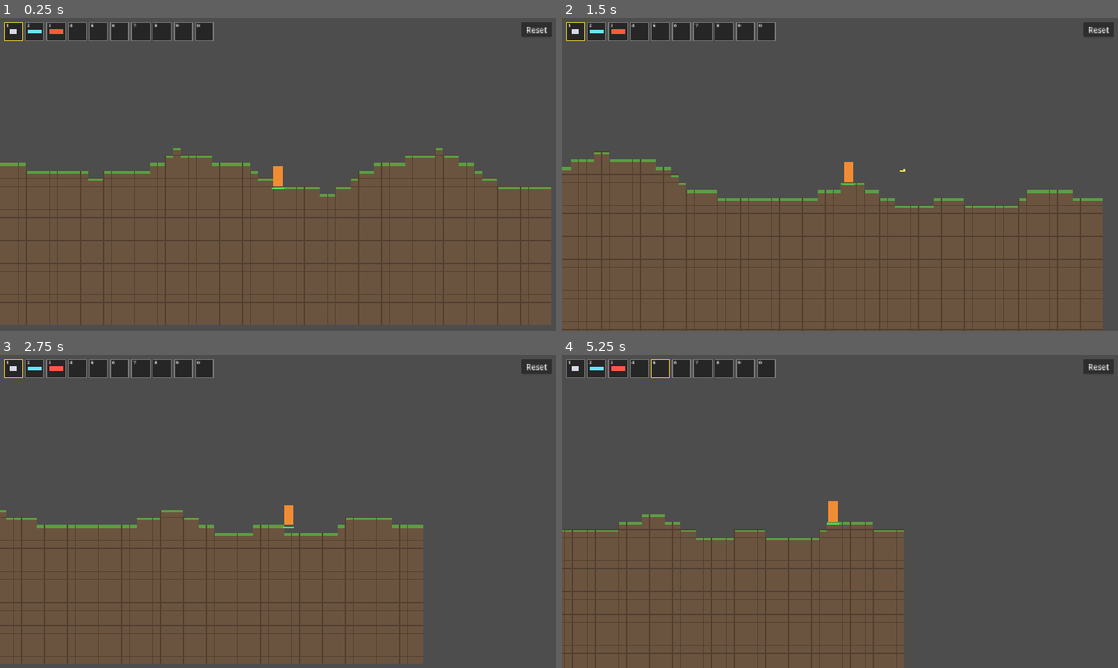
Above: before the commit, frames 1-4 (two rows, left to right).
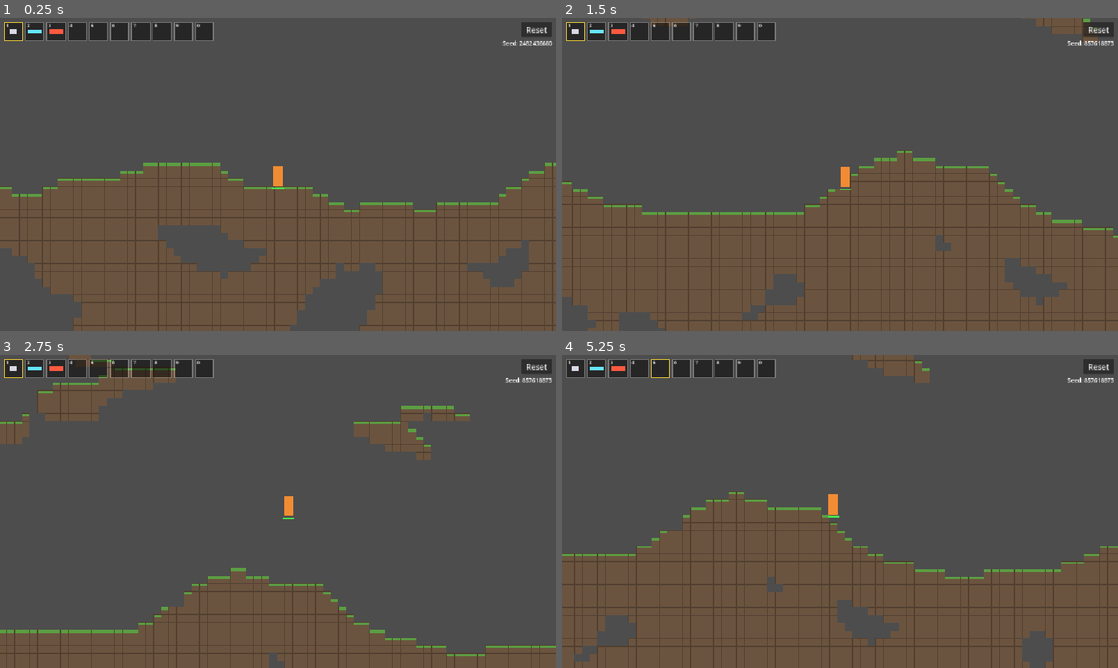
Above: after the commit, the same moments.

Repository: meyer1994/trr
Game: Godot game, scene res://scenes/main.tscn
Same seed, same stepped clock (60 frames per second), same inputs: the game is played once before the commit and once after it.
Inputs (mouse positions are in pixels of both pictures, inside the frame that each line leads up to):
- Up to frame 1 (0.25 s): no input
- Up to frame 2 (1.5 s): click "Reset" at 0.5 s; tap Enter at 1.25 s; move the mouse to (962, 158) at 1.27 s; press the mouse at (962, 158) at 1.28 s; hold Right (move_right) from 1.28 s (still down)
- Up to frame 3 (2.75 s): keep holding Right (move_right); tap Space (jump) at 1.52, 2.27 s; move the mouse to (166, 527) at 2.02 s; release the mouse at (166, 527) at 2.03 s; tap 1 at 2.1 s
- Up to frame 4 (5.25 s): move the mouse to (895, 442) at 2.77 s; release Right (move_right) at 2.78 s; hold Left (move_left) 2.78-3.53 s; tap 2 at 2.85 s; move the mouse to (812, 574) at 3.52 s; hold Right (move_right) 3.53-5.03 s; tap 3 at 3.6 s; tap Space (jump) at 3.77, 4.52 s; move the mouse to (1006, 558) at 4.27 s; tap 4 at 4.35 s; move the mouse to (673, 464) at 5.02 s; hold Left (move_left) from 5.03 s (still down); tap 5 at 5.1 s

The runs differ from the first frame. In frame 1, 19% of the frame differs, in the area x 0-100%, y 7-100%; in frame 2, 21%; in frame 3, 31%, in the area x 0-100%, y 0-100%; in frame 4, 25%.

Commit message:
Generate an infinite world from a seed with chunk streaming
Co-authored-by: Cursor <cursoragent@cursor.com>

Diff:
--- a/scenes/main.tscn
+++ b/scenes/main.tscn
@@ -72,4 +72,17 @@
 focus_mode = 0
 text = "Reset"
 
+[node name="SeedLabel" type="Label" parent="UI"]
+anchors_preset = 1
+anchor_left = 1.0
+anchor_right = 1.0
+offset_left = -208.0
+offset_top = 44.0
+offset_right = -8.0
+offset_bottom = 64.0
+grow_horizontal = 0
+theme_override_font_sizes/font_size = 12
+text = "Seed: 0"
+horizontal_alignment = 2
+
 [connection signal="pressed" from="UI/ResetButton" to="." method="regenerate"]
--- a/scripts/map.gd
+++ b/scripts/map.gd
@@ -5,14 +5,34 @@
 const SOURCE_ID := 0
 const DIRT_TILE := Vector2i(0, 0)
 const GRASS_TILE := Vector2i(1, 0)
-const MAP_SIZE_CELLS := Vector2i(72, 41)
-const SURFACE_BASE_ROW := 20
-const SURFACE_AMPLITUDE_ROWS := 7.0
-const SURFACE_FREQUENCY := 0.03
+const EMPTY := Vector2i(-1, -1)
+
+const CHUNK_SIZE := 32
+const LOAD_RADIUS := Vector2i(3, 2)
+const UNLOAD_RADIUS := LOAD_RADIUS + Vector2i.ONE
+const CHUNKS_PER_FRAME := 2
+
+const SURFACE_AMPLITUDE_ROWS := 12.0
+const SURFACE_FREQUENCY := 0.02
+const CAVE_MIN_DEPTH := 8
+const CAVE_FREQUENCY := 0.04
+const CAVE_THRESHOLD := 0.3
+const ISLAND_MIN_HEIGHT := 25
+const ISLAND_FREQUENCY := 0.03
+const ISLAND_SQUASH := 3.0
+const ISLAND_THRESHOLD := 0.5
+
 const DIRT_FILL_COLOR := Color(0.42, 0.33, 0.25)
 const DIRT_EDGE_COLOR := Color(0.32, 0.25, 0.19)
 const GRASS_FILL_COLOR := Color(0.36, 0.62, 0.26)
 const GRASS_DEPTH := 5
+
+var _surface_noise := FastNoiseLite.new()
+var _cave_noise := FastNoiseLite.new()
+var _island_noise := FastNoiseLite.new()
+var _loaded := {}
+## Player changes that override the generator, kept while their chunk is unloaded.
+var _edits := {}
 
 
 func _ready() -> void:
@@ -20,36 +40,125 @@
 
 
 func generate(world_seed: int) -> void:
+	_setup_noise(_surface_noise, world_seed, SURFACE_FREQUENCY, 3)
+	_setup_noise(_cave_noise, world_seed + 1, CAVE_FREQUENCY, 2)
+	_setup_noise(_island_noise, world_seed + 2, ISLAND_FREQUENCY, 2)
 	clear()
-	var noise := FastNoiseLite.new()
-	noise.seed = world_seed
-	noise.frequency = SURFACE_FREQUENCY
-	noise.fractal_octaves = 3
-
-	for x in MAP_SIZE_CELLS.x:
-		var surface_row := SURFACE_BASE_ROW + roundi(noise.get_noise_1d(x) * SURFACE_AMPLITUDE_ROWS)
-		set_cell(Vector2i(x, surface_row), SOURCE_ID, GRASS_TILE)
-		for y in range(surface_row + 1, MAP_SIZE_CELLS.y):
-			set_cell(Vector2i(x, y), SOURCE_ID, DIRT_TILE)
+	_loaded.clear()
+	_edits.clear()
 
 
-## Global position of the top edge of the highest solid cell in the column.
+## Loads the chunks around a point and unloads the far ones.
+## Loading is spread across frames unless `immediate` is set.
+func stream_around(world_point: Vector2, immediate := false) -> void:
+	var center := _chunk_at(world_point)
+	for chunk: Vector2i in _loaded.keys():
+		var offset := (chunk - center).abs()
+		if offset.x > UNLOAD_RADIUS.x or offset.y > UNLOAD_RADIUS.y:
+			_unload_chunk(chunk)
+
+	var missing: Array[Vector2i] = []
+	for x in range(-LOAD_RADIUS.x, LOAD_RADIUS.x + 1):
+		for y in range(-LOAD_RADIUS.y, LOAD_RADIUS.y + 1):
+			var chunk := center + Vector2i(x, y)
+			if not _loaded.has(chunk):
+				missing.append(chunk)
+	if missing.is_empty():
+		return
+	missing.sort_custom(func(a: Vector2i, b: Vector2i) -> bool:
+		return (a - center).length_squared() < (b - center).length_squared())
+	var budget := missing.size() if immediate else CHUNKS_PER_FRAME
+	for chunk in missing.slice(0, budget):
+		_load_chunk(chunk)
+
+
+func loaded_chunk_count() -> int:
+	return _loaded.size()
+
+
+func surface_row(column: int) -> int:
+	return roundi(_surface_noise.get_noise_1d(column) * SURFACE_AMPLITUDE_ROWS)
+
+
+## Generated tile for a cell, ignoring player edits.
+func tile_at(cell: Vector2i) -> Vector2i:
+	var surface := surface_row(cell.x)
+	var solid := _is_solid(cell.x, cell.y, surface)
+	var solid_above := _is_solid(cell.x, cell.y - 1, surface)
+	return _pick_tile(solid, solid_above, cell.y, surface)
+
+
+## Global position of the top edge of the surface cell in the column.
 func get_surface_position(column: int) -> Vector2:
-	var row := 0
-	while row < MAP_SIZE_CELLS.y and get_cell_source_id(Vector2i(column, row)) == -1:
-		row += 1
-	return to_global(map_to_local(Vector2i(column, row)) - Vector2(0, CELL_SIZE / 2.0))
+	var cell := Vector2i(column, surface_row(column))
+	return to_global(map_to_local(cell) - Vector2(0, CELL_SIZE / 2.0))
 
 
 func destroy_area(world_point: Vector2, radius: float) -> void:
 	var center := local_to_map(to_local(world_point))
-	erase_cell(center)
+	_erase(center)
 	var reach := ceili(radius / CELL_SIZE)
 	for x in range(center.x - reach, center.x + reach + 1):
 		for y in range(center.y - reach, center.y + reach + 1):
 			var cell := Vector2i(x, y)
 			if to_global(map_to_local(cell)).distance_to(world_point) <= radius:
-				erase_cell(cell)
+				_erase(cell)
+
+
+func _erase(cell: Vector2i) -> void:
+	erase_cell(cell)
+	_edits[cell] = EMPTY
+
+
+func _chunk_at(world_point: Vector2) -> Vector2i:
+	var chunk_pixels := float(CHUNK_SIZE * CELL_SIZE)
+	var local := to_local(world_point)
+	return Vector2i(floori(local.x / chunk_pixels), floori(local.y / chunk_pixels))
+
+
+func _load_chunk(chunk: Vector2i) -> void:
+	var origin := chunk * CHUNK_SIZE
+	for x in range(origin.x, origin.x + CHUNK_SIZE):
+		var surface := surface_row(x)
+		var solid_above := _is_solid(x, origin.y - 1, surface)
+		for y in range(origin.y, origin.y + CHUNK_SIZE):
+			var cell := Vector2i(x, y)
+			var solid := _is_solid(x, y, surface)
+			var tile: Vector2i = _edits.get(cell, _pick_tile(solid, solid_above, y, surface))
+			if tile != EMPTY:
+				set_cell(cell, SOURCE_ID, tile)
+			solid_above = solid
+	_loaded[chunk] = true
+
+
+func _unload_chunk(chunk: Vector2i) -> void:
+	var origin := chunk * CHUNK_SIZE
+	for x in range(origin.x, origin.x + CHUNK_SIZE):
+		for y in range(origin.y, origin.y + CHUNK_SIZE):
+			erase_cell(Vector2i(x, y))
+	_loaded.erase(chunk)
+
+
+func _is_solid(x: int, y: int, surface: int) -> bool:
+	if y >= surface:
+		return y < surface + CAVE_MIN_DEPTH or _cave_noise.get_noise_2d(x, y) < CAVE_THRESHOLD
+	if y <= surface - ISLAND_MIN_HEIGHT:
+		return _island_noise.get_noise_2d(x, y * ISLAND_SQUASH) > ISLAND_THRESHOLD
+	return false
+
+
+func _pick_tile(solid: bool, solid_above: bool, y: int, surface: int) -> Vector2i:
+	if not solid:
+		return EMPTY
+	if y <= surface and not solid_above:
+		return GRASS_TILE
+	return DIRT_TILE
+
+
+func _setup_noise(noise: FastNoiseLite, noise_seed: int, frequency: float, octaves: int) -> void:
+	noise.seed = noise_seed
+	noise.frequency = frequency
+	noise.fractal_octaves = octaves
 
 
 func _build_tile_set() -> TileSet:
--- a/scripts/player.gd
+++ b/scripts/player.gd
@@ -3,7 +3,7 @@
 
 const SPEED := 200.0
 const JUMP_VELOCITY := -450.0
-const FALL_LIMIT_Y := 1000.0
+const MAX_FALL_SPEED := 1000.0
 const PROJECTILE_SCENE := preload("res://scenes/projectile.tscn")
 const PROJECTILE_SPAWN_OFFSET := 16.0
 const STEP_HEIGHT := float(Map.CELL_SIZE)
@@ -27,6 +27,7 @@
 		coyote_timer = COYOTE_TIME
 	else:
 		velocity += get_gravity() * delta
+		velocity.y = minf(velocity.y, MAX_FALL_SPEED)
 		coyote_timer = maxf(coyote_timer - delta, 0.0)
 
 	if Input.is_action_just_pressed("jump") and coyote_timer > 0.0:
@@ -43,9 +44,6 @@
 
 	_step_up_ledge(delta)
 	move_and_slide()
-
-	if position.y > FALL_LIMIT_Y:
-		respawn()
 
 
 func _step_up_ledge(delta: float) -> void:
--- a/scripts/world.gd
+++ b/scripts/world.gd
@@ -2,16 +2,27 @@
 
 const SPAWN_HEIGHT := 32.0
 
+## Leave at 0 to pick a random seed on every reset.
+@export var fixed_seed := 0
+
 @onready var map: Map = $Map
 @onready var player: Player = $Player
+@onready var seed_label: Label = $UI/SeedLabel
+var world_seed := 0
 
 
 func _ready() -> void:
 	regenerate()
 
 
+func _physics_process(_delta: float) -> void:
+	map.stream_around(player.global_position)
+
+
 func regenerate() -> void:
-	map.generate(randi())
-	var spawn_column := Map.MAP_SIZE_CELLS.x / 2
-	player.spawn_position = map.get_surface_position(spawn_column) - Vector2(0, SPAWN_HEIGHT)
+	world_seed = fixed_seed if fixed_seed != 0 else randi()
+	seed_label.text = "Seed: %d" % world_seed
+	map.generate(world_seed)
+	player.spawn_position = map.get_surface_position(0) - Vector2(0, SPAWN_HEIGHT)
+	map.stream_around(player.spawn_position, true)
 	player.respawn()
